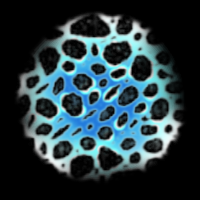
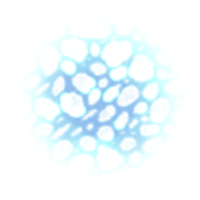
Two versions of the same layered image (200 x 200). Layer-by-layer changes:
added layer "Sichtbar" (50%) above "blue" over [14, 11, 189, 185]
hid "blue" over [35, 39, 167, 160]
hid "cyan" over [19, 15, 185, 181]
hid "weiß" over [14, 11, 188, 185]
hid "Hintergrund" over [0, 0, 200, 200]
